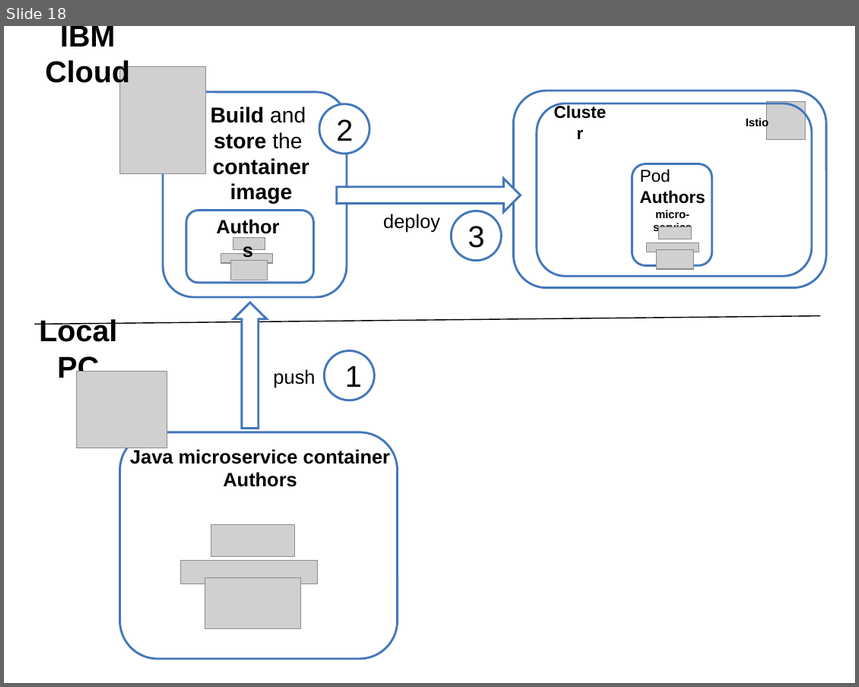
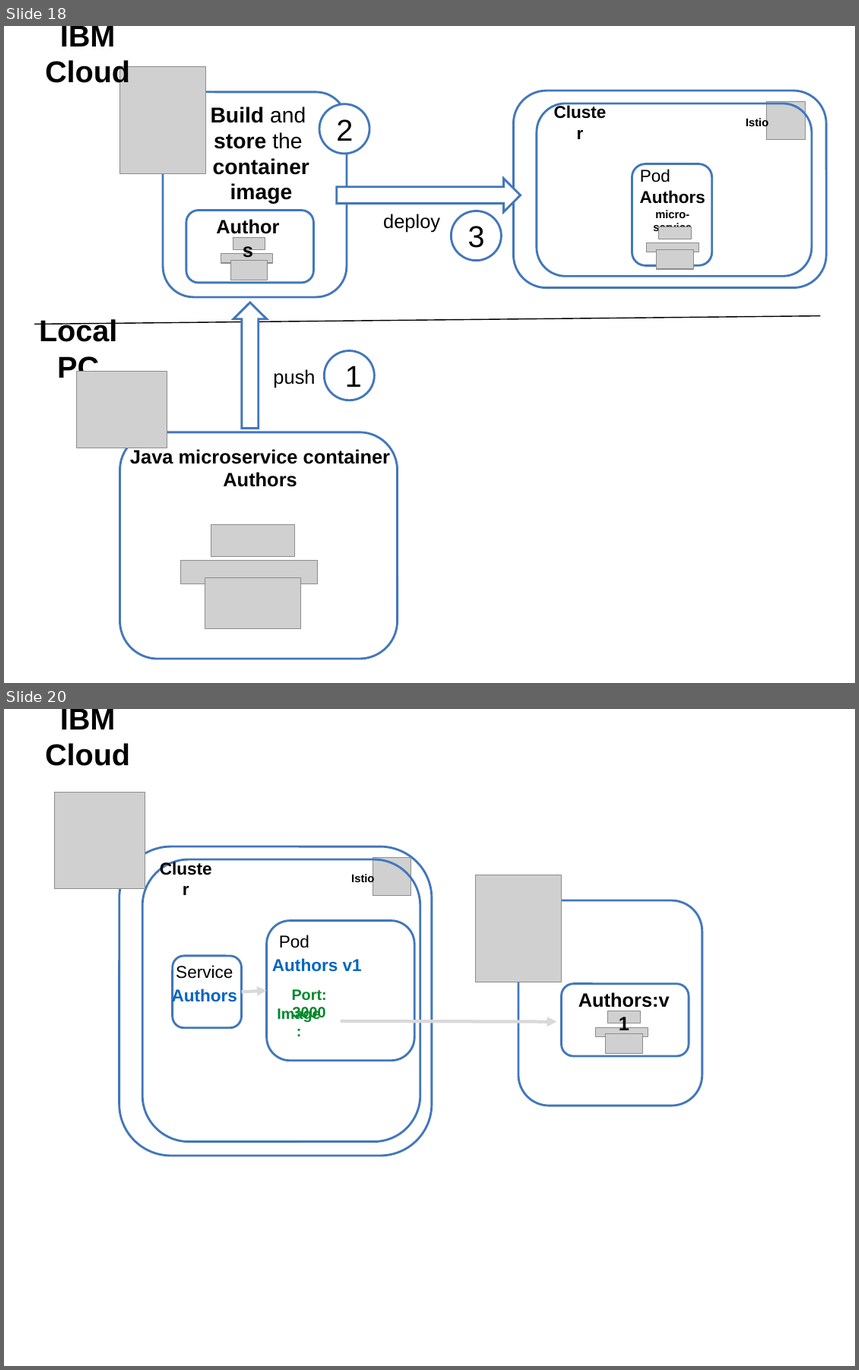
Before and after one commit to thomassuedbroecker/cloud-native-starter, a slide deck: workshop/images/architecture.pptx. Shown one above the other, each under a label of ours: slide 18 before the commit, slides 18 and 20 after it; the slides between them are not shown. The pictures are 859x687 and 859x1370 pixels, drawn with LibreOffice and Linux fonts; fonts in the diff are those of the drawing; grey boxes stand for pictures. Boxes give left, top, right and bottom in pixels: in the first picture for what was removed or moved away, otherwise in the second. Text is boxed around its words. In the diff, an @@ line names an element or a change of style, - is before the commit and + after.

```diff
--- a/workshop/images/architecture.pptx
+++ b/workshop/images/architecture.pptx
@@ slide 20 added at box(4, 709, 855, 1366), background #FFFFFF @@
@@ text added at box(45, 709, 130, 766), 28 pt, text #000000, bold @@
+IBM Cloud
@@ picture added at box(54, 792, 145, 889) @@
@@ rounded rectangle added at box(120, 847, 432, 1157), outline #4277BB 2 pt @@
@@ rounded rectangle added at box(142, 860, 420, 1142), outline #4277BB 2 pt @@
@@ text added at box(154, 865, 217, 892), 16 pt, text #000000, bold @@
+Cluster
@@ picture added at box(373, 857, 411, 895) @@
@@ text added at box(351, 873, 374, 885), 10.5 pt, text #000000, bold @@
+Istio
@@ picture added at box(475, 875, 561, 983) @@
@@ rounded rectangle added at box(519, 901, 702, 1106), outline #4277BB 2 pt @@
@@ rounded rectangle added at box(266, 921, 414, 1061), outline #4277BB 2 pt @@
@@ text added at box(279, 935, 310, 948), 16 pt, text #000000 @@
+Pod
@@ rounded rectangle added at box(173, 956, 242, 1027), outline #4277BB 2 pt @@
@@ text added at box(272, 958, 362, 972), 16 pt, text #0365C0, bold @@
+Authors v1
@@ text added at box(176, 965, 233, 979), 16 pt, text #000000 @@
+Service
@@ text added at box(172, 988, 237, 1005), 16 pt, text #0365C0, bold @@
+Authors
@@ arrow added from (242, 992) to (266, 991), #D9D9D9 3 pt @@
@@ text added at box(292, 989, 327, 1021), 14 pt, text #00882B, bold @@
+Port: 3000
@@ rounded rectangle added at box(561, 983, 689, 1056), fill #FFFFFF, outline #4277BB 2 pt @@
@@ text added at box(579, 992, 670, 1011), 18 pt, text #000000, bold @@
+Authors:v1
@@ text added at box(277, 1007, 320, 1022), 14 pt, text #00882B, bold @@
+Image:
@@ arrow added from (341, 1021) to (557, 1022), #D9D9D9 3 pt @@
@@ picture added at box(596, 1027, 648, 1037) @@
@@ picture added at box(608, 1011, 641, 1024) @@
@@ picture added at box(606, 1034, 642, 1053) @@
```
Also in this commit, not shown: 1 slide changed, 1 other slide added, 2 other files.
